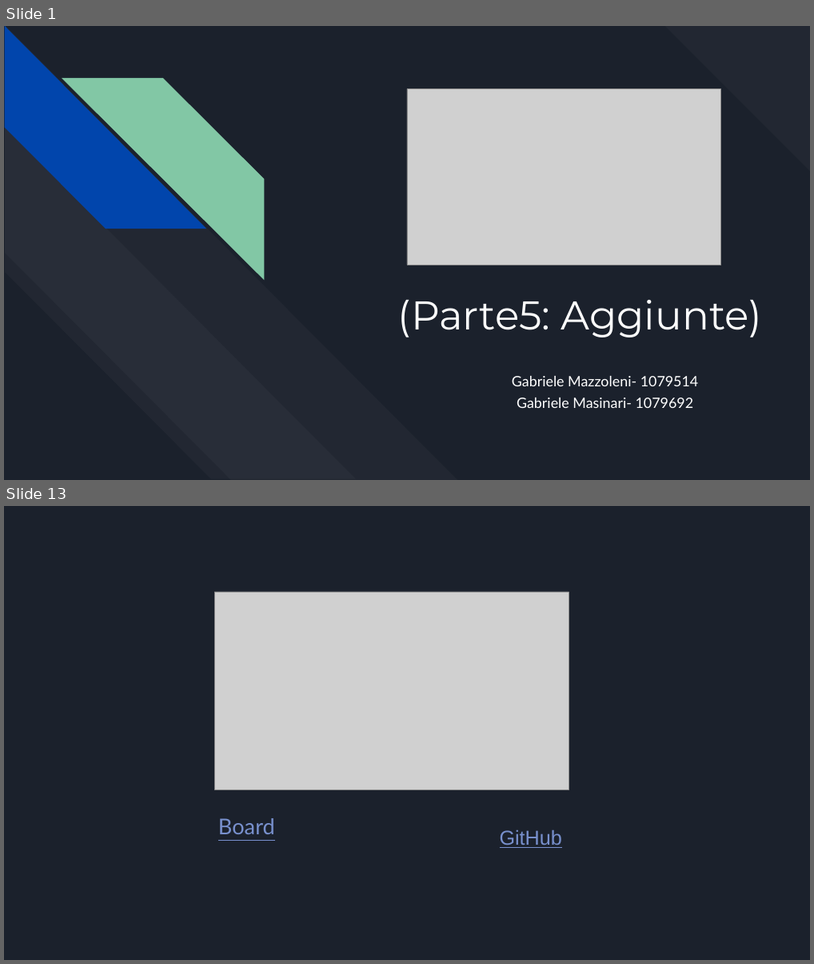
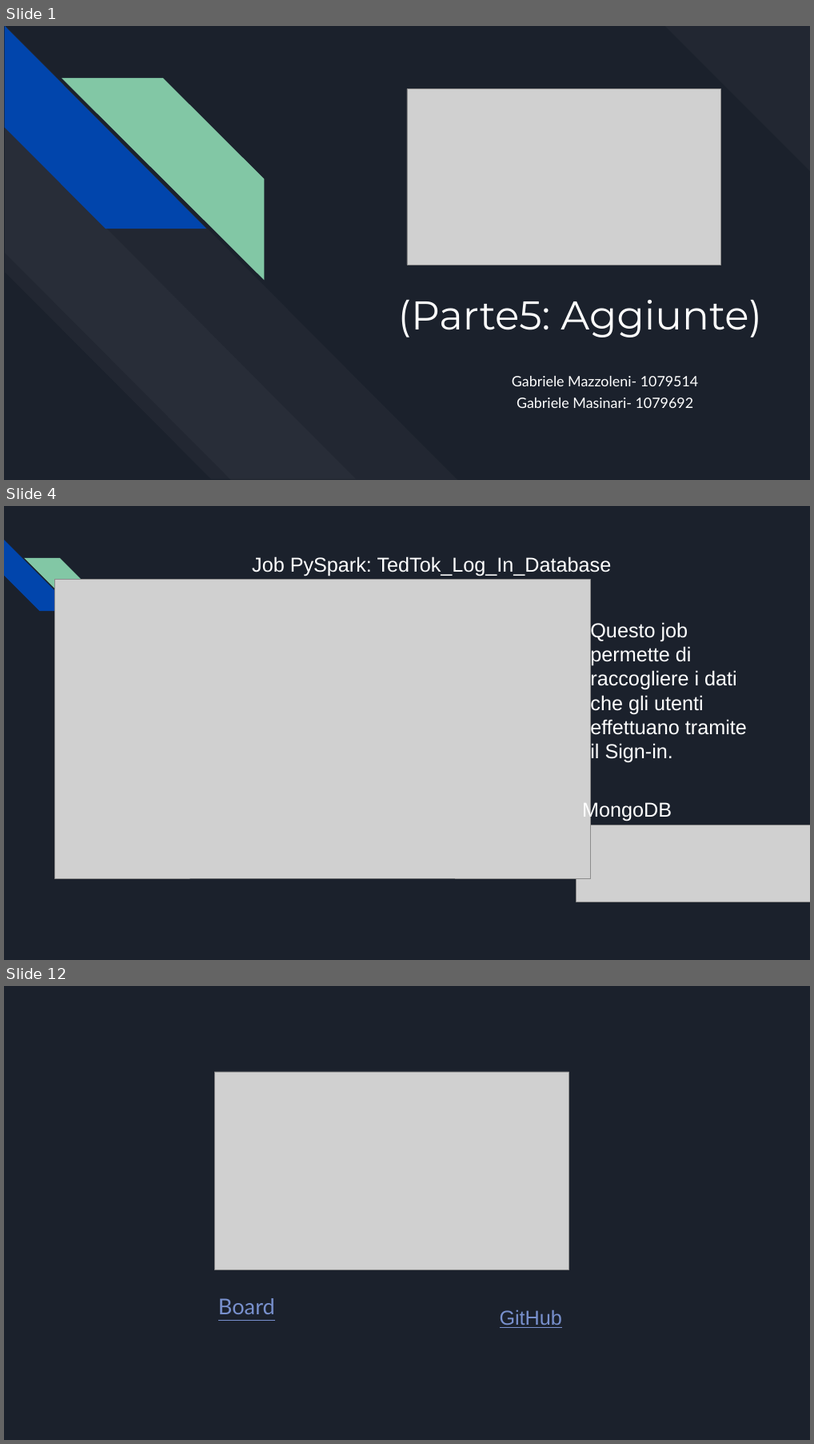
Before and after one commit to Gabriele-Mazzoleni/Progetti_Tec_Cloud_Mobile_2024, a slide deck: Parte 5/Presentazione TedxTok(parte 5).pptx. Shown one above the other, each under a label of ours: slides 1 and 13 before the commit, slides 1, 4 and 12 after it; the slides between them are not shown. The pictures are 814x964 and 814x1444 pixels, drawn with LibreOffice and Linux fonts; fonts in the diff are those of the drawing; grey boxes stand for pictures. Boxes give left, top, right and bottom in pixels: in the first picture for what was removed or moved away, otherwise in the second. Text is boxed around its words. In the diff, an @@ line names an element or a change of style, - is before the commit and + after.

```diff
--- a/Parte 5/Presentazione TedxTok(parte 5).pptx
+++ b/Parte 5/Presentazione TedxTok(parte 5).pptx
@@ slide 4 added at box(4, 506, 810, 960), background #1B212C @@
@@ diag stripe added at box(4, 540, 75, 612), fill #0145AC @@
@@ diag stripe added at box(24, 558, 95, 629), fill #82C7A5 @@
@@ text added at box(252, 556, 612, 576), 24 pt, text #FFFFFF @@
+Job PySpark: TedTok_Log_In_Database
@@ picture added at box(54, 579, 591, 878) @@
@@ text added at box(590, 620, 747, 763), 24 pt, text #FFFFFF @@
+Questo job permette di raccogliere i dati che gli utenti effettuano tramite il Sign-in.
@@ text added at box(582, 800, 672, 821), 24 pt, text #FFFFFF @@
+MongoDB
@@ picture added at box(577, 824, 810, 901) @@
@@ what was slide 13 is now slide 12 @@
```
Also in this commit, not shown: 3 slides changed, 6 other slides added, 8 slides removed.
